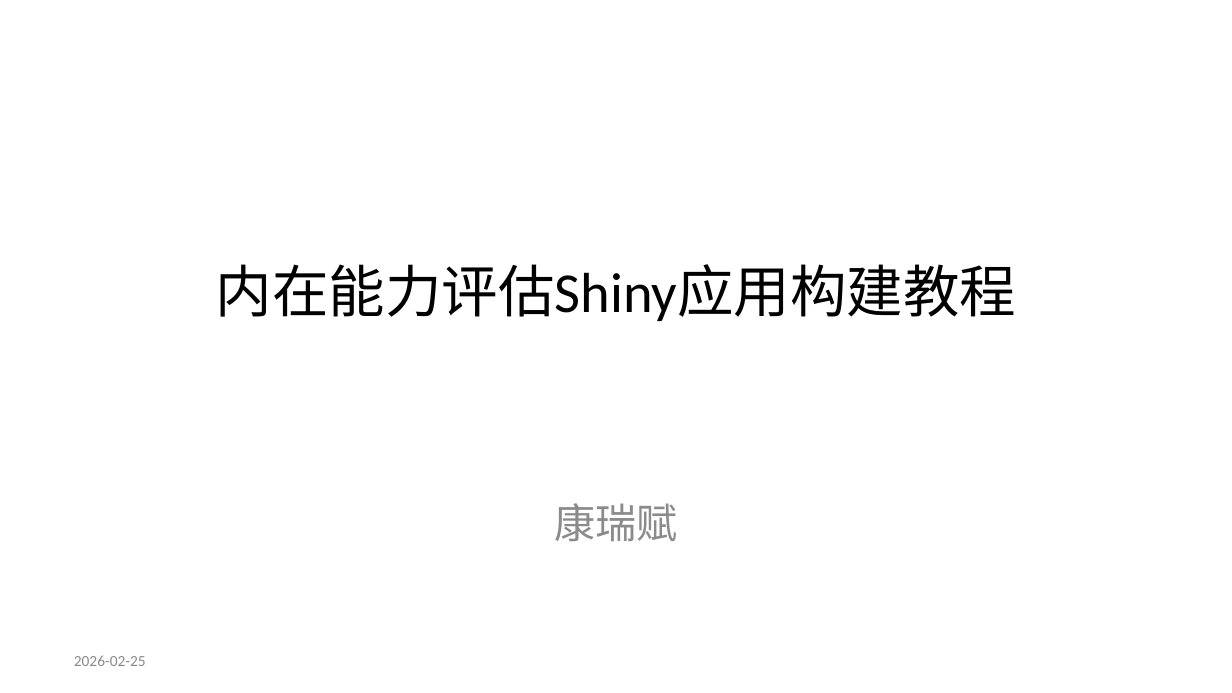
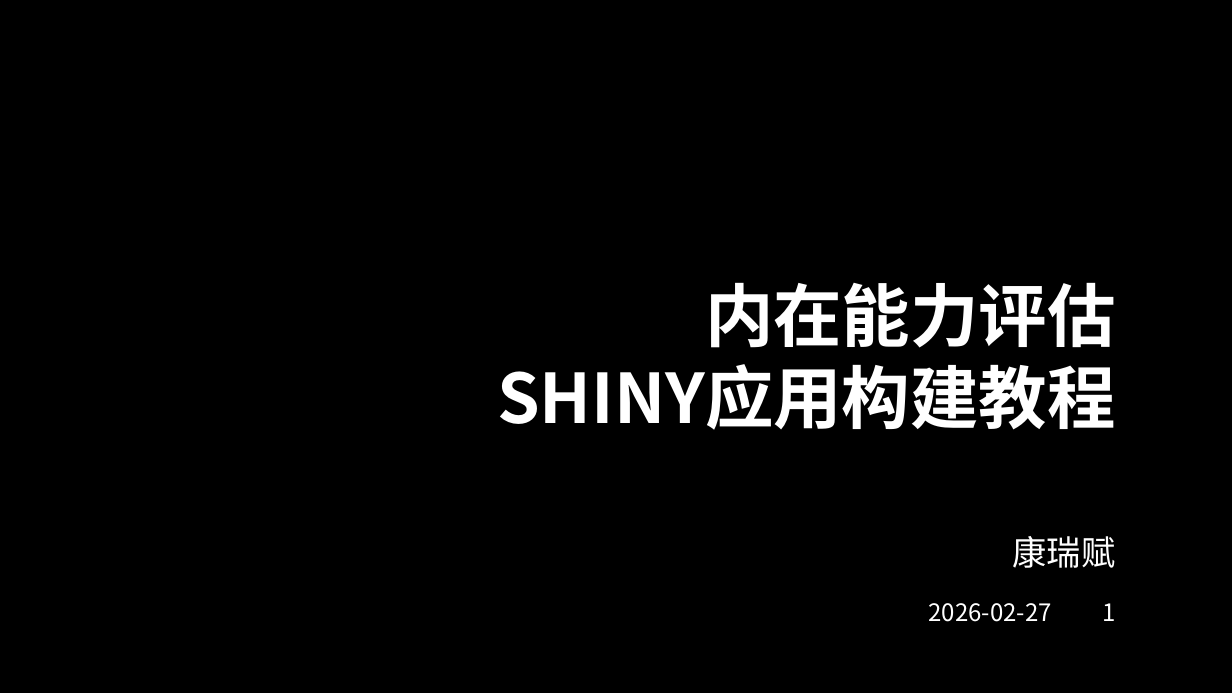
Before and after one commit to Kiriny1999/analysis-ic-model, a slide deck: slide 1 of shiny_app_documentation.pptx. Drawn at 1232x693 pixels with LibreOffice and Linux fonts; fonts in the diff are those of the drawing; background and template pictures are left out. Boxes give left, top, right and bottom in pixels: in the first picture for what was removed or moved away, otherwise in the second. Text is boxed around its words. In the diff, an @@ line names an element or a change of style, - is before the commit and + after.

Commit message:
update PPT

```diff
--- a/shiny_app_documentation.pptx
+++ b/shiny_app_documentation.pptx
@@ background #FFFFFF to picture (left out) @@
@@ title "内在能力评估 SHINY应用构建教程" at <box>497,282,1115,430</box>: vertical alignment middle to bottom @@
@@ title at <box>497,282,1115,430</box>: text changed; size 33 to 40 pt; font Calibri to Noto Sans CJK SC; text colour #000000 to #FFFFFF; bold on @@
-内在能力评估Shiny应用构建教程
+内在能力评估
+SHINY应用构建教程
@@ subtitle "康瑞赋": place and size @@
-subtitle "康瑞赋" at <box>554,503,677,541</box>
+subtitle "康瑞赋" at <box>1013,536,1116,568</box>
@@ subtitle "康瑞赋" at <box>1013,536,1116,568</box>: size 24 to 20 pt, font Calibri to Noto Sans CJK SC, text colour #8C8C8C to #FFFFFF; alignment centre to right; more space between paragraphs @@
@@ text at <box>929,603,1052,622</box>: text changed; size 9 to 14 pt; font Calibri to Noto Sans CJK SC; text colour #8C8C8C to #FFFFFF @@
-2026-02-25
+2026-02-27
@@ page number added at <box>1102,603,1115,621</box>, 14 pt, text #FFFFFF @@
+1
```
Also in this commit, not shown: 49 other slides changed, 6 slides added, 3 slides removed, 2 other files.
